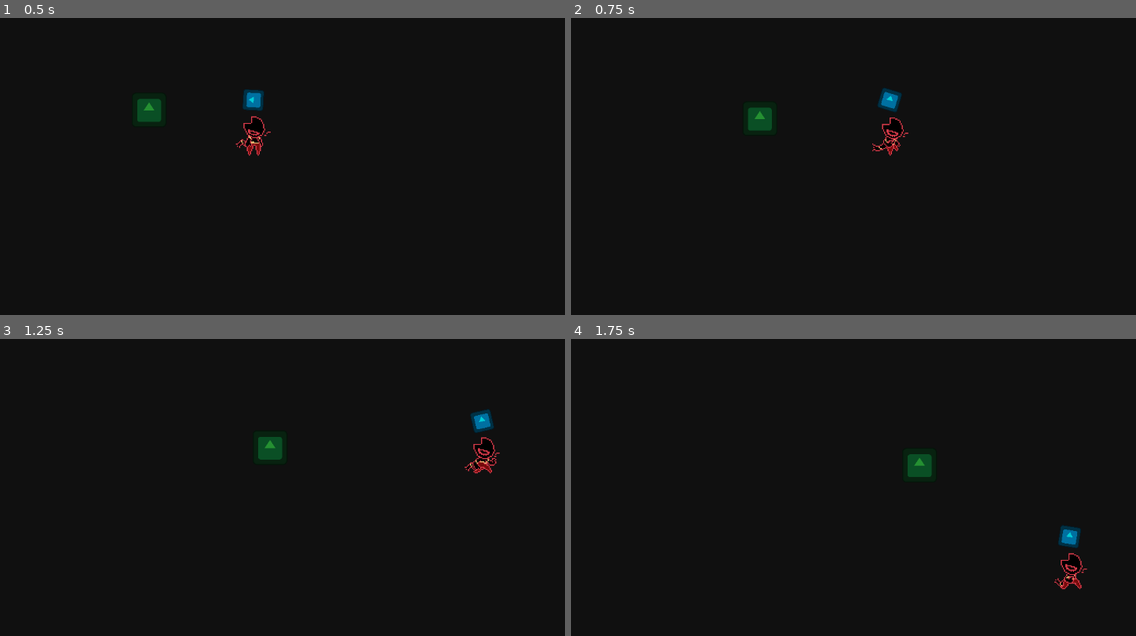
Above: before the commit, frames 1-4 (two rows, left to right).
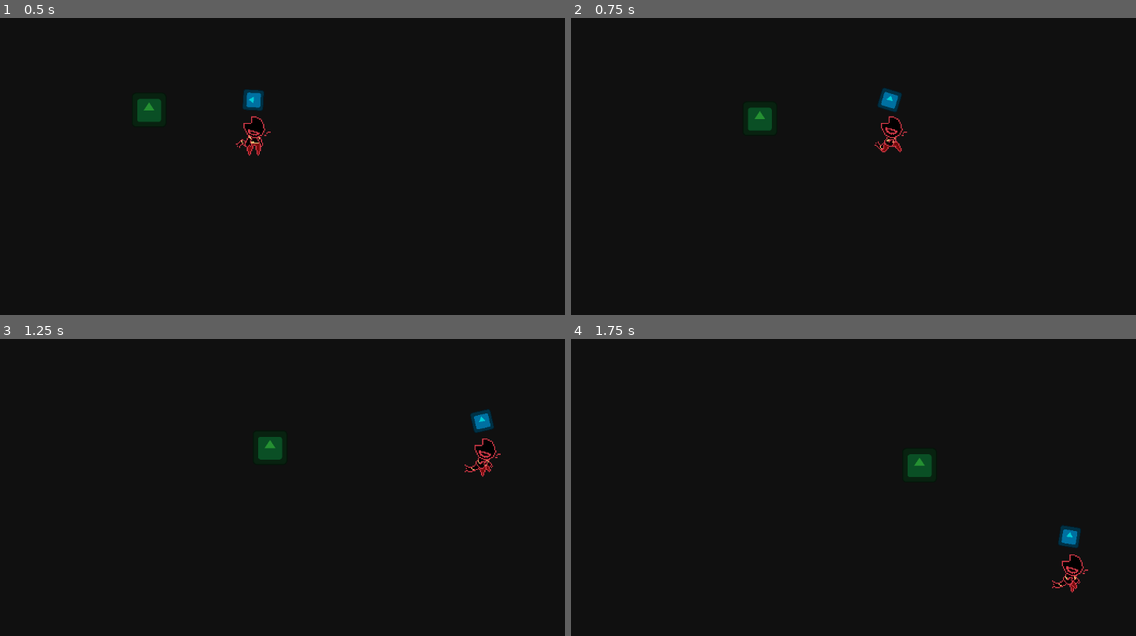
Above: after the commit, the same moments.

Repository: LucMat50/CS4800_ClassProject
Game: Godot game, scene res://scenes/main_game.tscn
The game is run twice, just before and just after one commit, with the same random seed, the same clock (stepped at 60 frames per second) and the same inputs. The engine's default icon, where the game draws it, is replaced by a stand-in: a white triangle on a blue panel in a dark square.
Inputs (mouse positions are in pixels of both pictures, inside the frame that each line leads up to):
- Up to frame 1 (0.5 s): no input
- Up to frame 2 (0.75 s): move the mouse to (960, 121) at 0.52 s; hold Right (move_right) from 0.53 s (still down); hold Shift (run) from 0.53 s (still down)
- Up to frame 3 (1.25 s): keep holding Right (move_right); keep holding Shift (run)
- Up to frame 4 (1.75 s): move the mouse to (695, 478) at 1.27 s; release Right (move_right) at 1.28 s; release Shift (run) at 1.28 s; hold Down (move_down) from 1.28 s (still down); tap Shift (run) at 1.35 s

Frame 1 is identical in both runs. In frame 2, 0.3% of the frame differs, in the area x 53-60%, y 32-47%; in frame 3, 0.3%, in the area x 82-89%, y 32-47%; in frame 4, 0.3%.

Commit message:
fixed playe ranimations

Diff:
--- a/cs-4800-unnamed-game/project.godot
+++ b/cs-4800-unnamed-game/project.godot
@@ -14,6 +14,10 @@
 run/main_scene="uid://1it2yvfv8pqt"
 config/features=PackedStringArray("4.6", "GL Compatibility")
 config/icon="res://icon.svg"
+
+[autoload]
+
+GameManager="*uid://cy0dgujwfw8qh"
 
 [display]
 
--- a/cs-4800-unnamed-game/scripts/GameManager.gd
+++ b/cs-4800-unnamed-game/scripts/GameManager.gd
@@ -1 +1,7 @@
 extends Node
+
+# NORMAL VARIABLES
+var player: CharacterBody2D = null
+var health: int = 5
+var total_waves: int = 30
+var current_wave: int = 1
--- a/cs-4800-unnamed-game/scripts/player.gd
+++ b/cs-4800-unnamed-game/scripts/player.gd
@@ -3,6 +3,8 @@
 # NORMAL VARIABLES
 var input_direction
 var right_left = "right"
+var hit = false
+var dead = false
 
 # CONSTANT VARIABLES
 const SPEED = 450
@@ -10,7 +12,7 @@
 
 # ONREADY VARAIBLES
 @onready var shooter = $Shooter
-@onready var animate = $Character
+@onready var animate = $Character/AnimationPlayer
 
 # SCENES
 
@@ -31,7 +33,18 @@
 		right_left = "right"
 
 func hurt():
-	animate.play("hurt")
+	GameManager.health -= 1
+	print(GameManager.health)
+	hit = true
+	if GameManager.health == 0:
+		print("Ded")
+		death()
+
+func death():
+	dead = true
+	self.set_process_input(false)
+	self.set_physics_process(false)
+	animate.play("death")
 
 func animations():
 	if right_left == "left":
@@ -39,11 +52,20 @@
 	else:
 		$Character.flip_h = true
 
-	if velocity.x == 0 and velocity.y == 0:
-		animate.play("default")
+	if !dead and !hit:
+		if velocity.x == 0 and velocity.y == 0:
+			animate.play("default")
+		elif velocity.x != 0 or velocity.y != 0:
+			animate.play("run")
 
-	elif velocity.x != 0 or velocity.y != 0:
-		animate.play("walk_run")
+	elif !dead and hit:
+		animate.play("hurt")
+		await get_tree().create_timer(1).timeout
+		hit = false
+
+
+func _ready():
+	GameManager.player = self
 
 func _physics_process(_delta: float) -> void:
 	direction()
